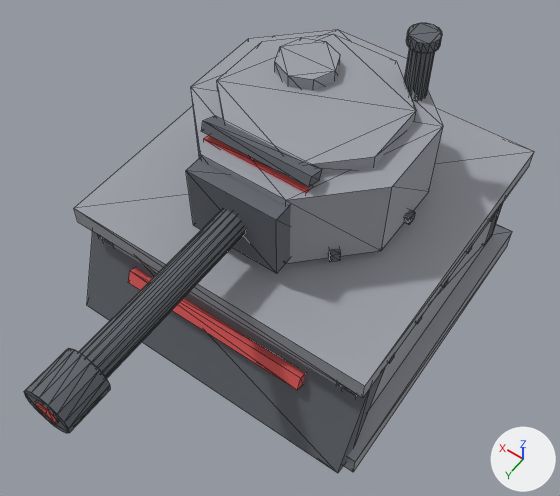
The glTF model public/assets/models/props/turret-bunker.glb as it was, and as the next commit left it.
Before and after are seen from a camera (50 mm lens) standing at (-3.31, 5.25, 8.47) and looking at (-0.26, 0.98, 1.76). The lights are fixed; the arrows at lower right show +X, +Y and +Z. The first picture is the older version. Mesh edges are drawn as thin lines. Vertices at exactly the same position are counted once.

Before the edit, the objects in view are built like this:
```python
me_cube_299 = bpy.data.meshes.new('Cube.299')
me_cube_299.from_pydata(...)  # 480 vertices, 800 faces; spans x -2.0..2.0, y -2.0..4.0, z 0.0..3.72
# faces by material slot: [180, 552, 68]
me_cube_299.materials.append(mat_au_armor)  # grey #9ea0a8
me_cube_299.materials.append(mat_au_black)  # dark grey #61656c
me_cube_299.materials.append(mat_au_red)  # red #e75959
ob_turretbunker = bpy.data.objects.new('TurretBunker', me_cube_299)
ob_turretbunker.location = (0.0, 0.0, 0.0)
```
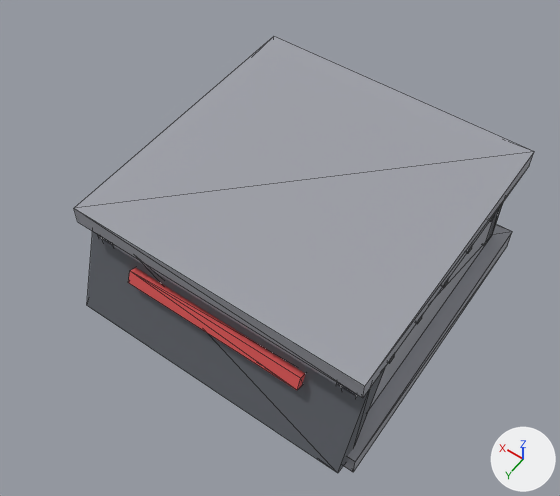
Changed parts and their boxes [x1, y1, x2, y2] in the pictures (560 x 496 px):
'TurretBunker', reshaped (10% narrower)
    before: [24, 23, 534, 473]
    after: [74, 36, 534, 473]
part 1 of me_cube_299, deleted
    before: [24, 23, 443, 433]

The change, as a diff of the scene's bpy script:
```diff
--- a/public/assets/models/props/turret-bunker.glb.py
+++ b/public/assets/models/props/turret-bunker.glb.py
@@ me_cube_299 @@
 # used by ob_turretbunker; location = (0.0, 0.0, 0.0)
-me_cube_299.from_pydata(...)  # 480 vertices, 800 faces; spans x -2.0..2.0, y -2.0..4.0, z 0.0..3.72
+me_cube_299.from_pydata(...)  # 192 vertices, 300 faces; spans x -2.0..2.0, y -2.0..2.19, z 0.0..1.84
+# me_cube_299 part 1: 19 loose pieces with 288 vertices, spanning x -1.32..1.32, y -1.32..4.0, z 1.96..3.72, are deleted
 me_cube_299.materials.append(mat_au_armor)
```
